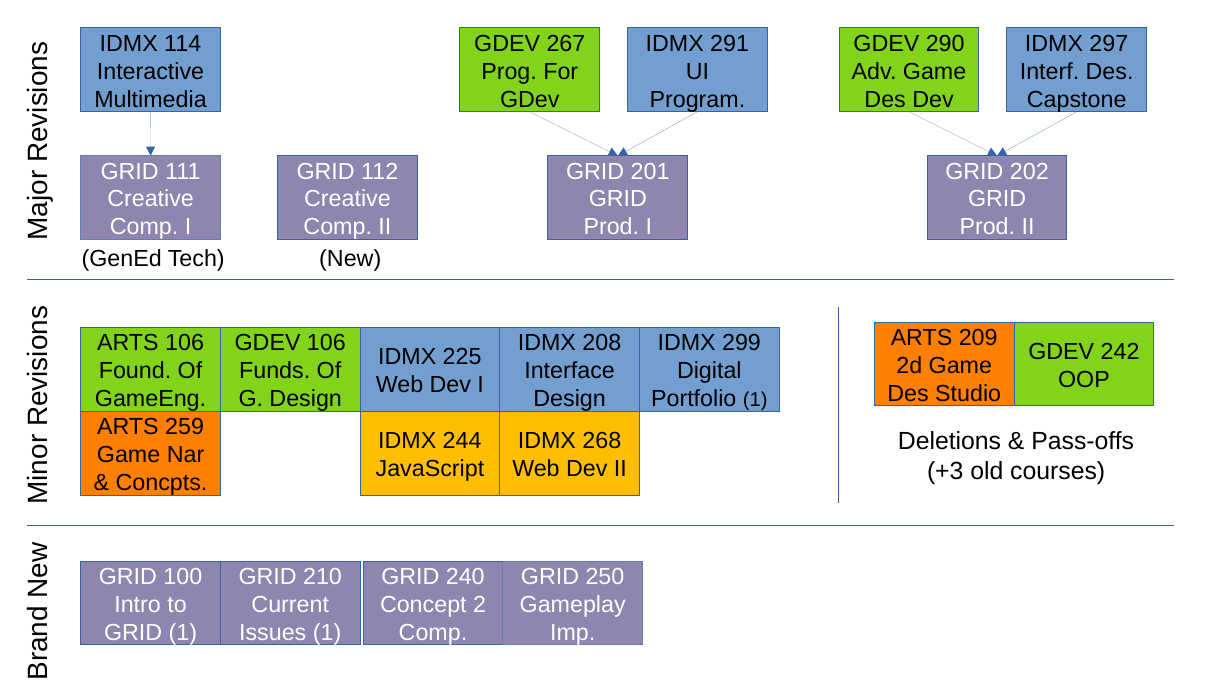
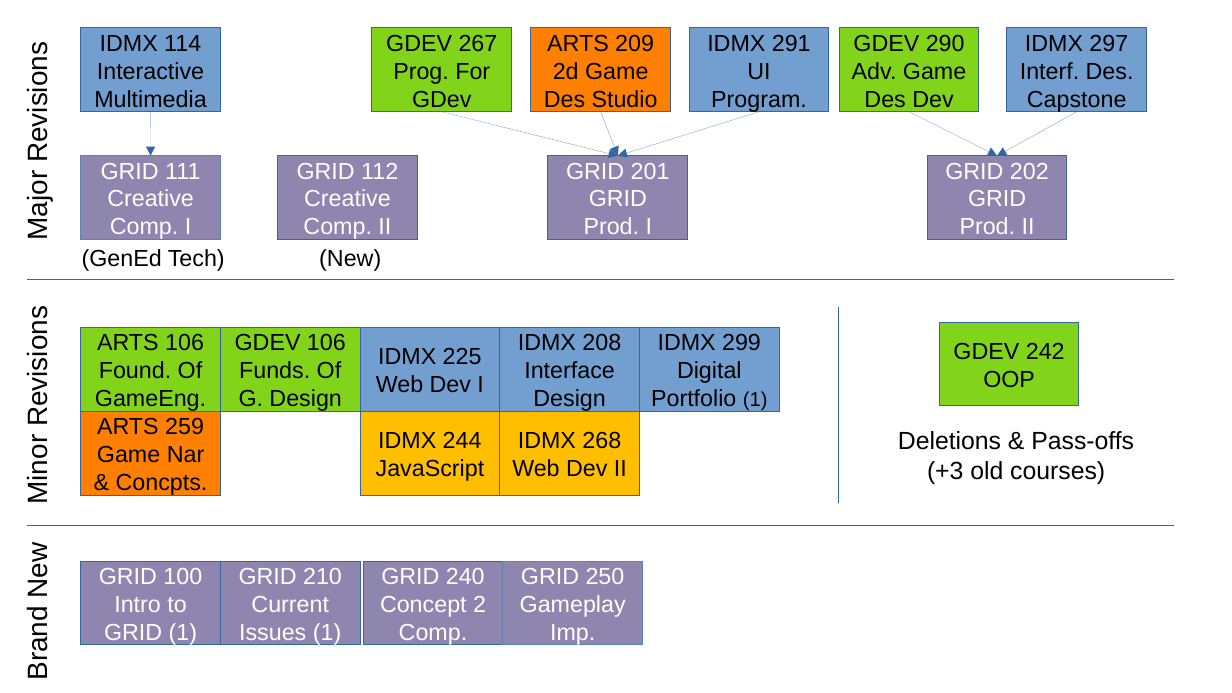
Before and after one commit to SteveCaruso/grid, a slide deck: slide 2 of documents/Course Flow Charts.odp. Drawn at 1232x693 pixels with LibreOffice and Linux fonts; fonts in the diff are those of the drawing. Boxes give left, top, right and bottom in pixels: in the first picture for what was removed or moved away, otherwise in the second. Text is boxed around its words. In the diff, an @@ line names an element or a change of style, - is before the commit and + after.

```diff
--- a/documents/Course Flow Charts.odp
+++ b/documents/Course Flow Charts.odp
@@ rectangle "GDEV 267": place and size @@
-rectangle "GDEV 267" at (461,28,600,112)
+rectangle "GDEV 267" at (372,28,512,112)
@@ rectangle "ARTS 209": place and size @@
-rectangle "ARTS 209" at (874,322,1014,406)
+rectangle "ARTS 209" at (531,28,671,112)
@@ rectangle "IDMX 291": place and size @@
-rectangle "IDMX 291" at (628,28,768,112)
+rectangle "IDMX 291" at (690,28,830,112)
@@ arrow moved from (530, 112) - (618, 155) to (442, 112) - (618, 155) @@
@@ arrow added from (600, 112) to (618, 155), #3465A4 0 pt @@
@@ arrow moved from (698, 112) - (618, 155) to (759, 112) - (618, 155) @@
@@ rectangle "GDEV 242": place and size @@
-rectangle "GDEV 242" at (1014,322,1154,406)
+rectangle "GDEV 242" at (940,322,1080,406)
```
Also in this commit, not shown: 1 other file.
